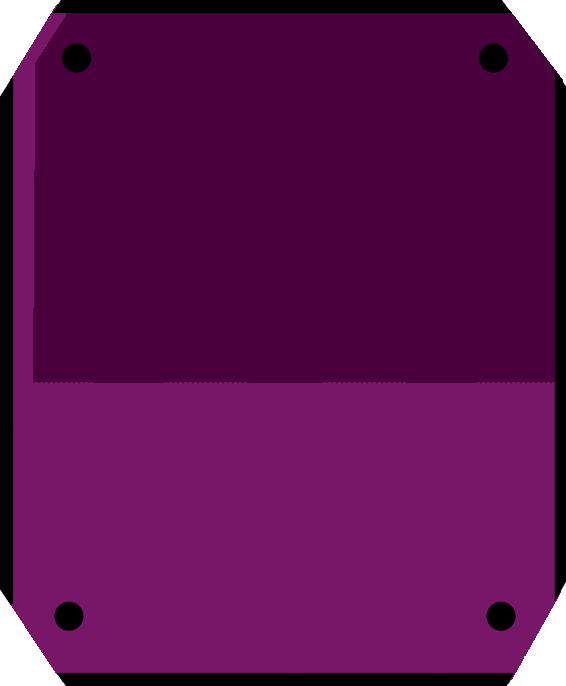
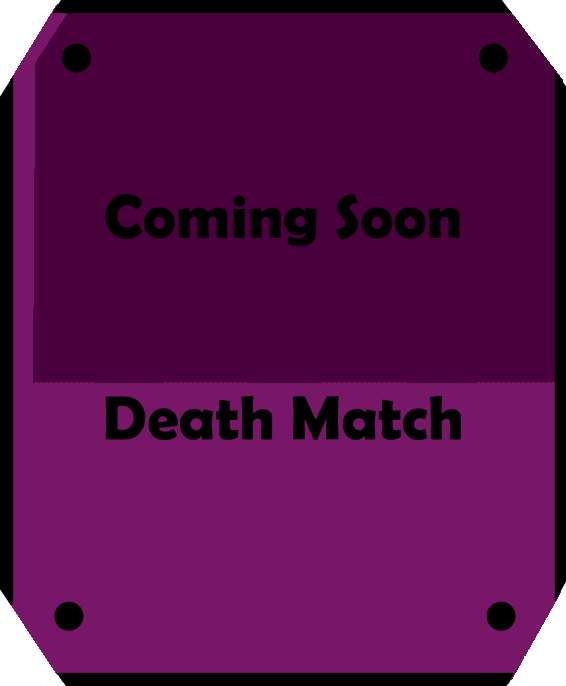
Layers edited between the first and the second 566 × 686 image:
pixels changed over [105,193,461,441] (layer not identified)